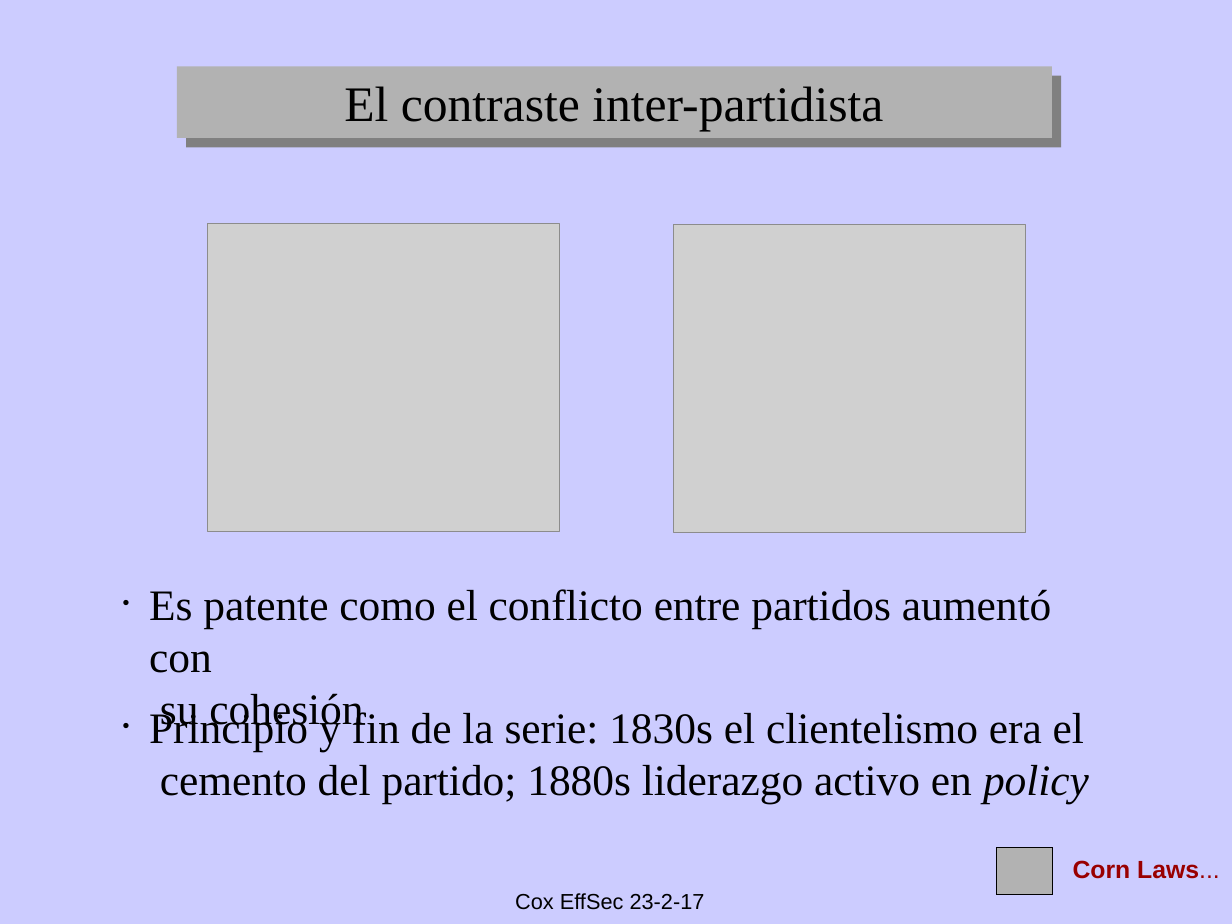
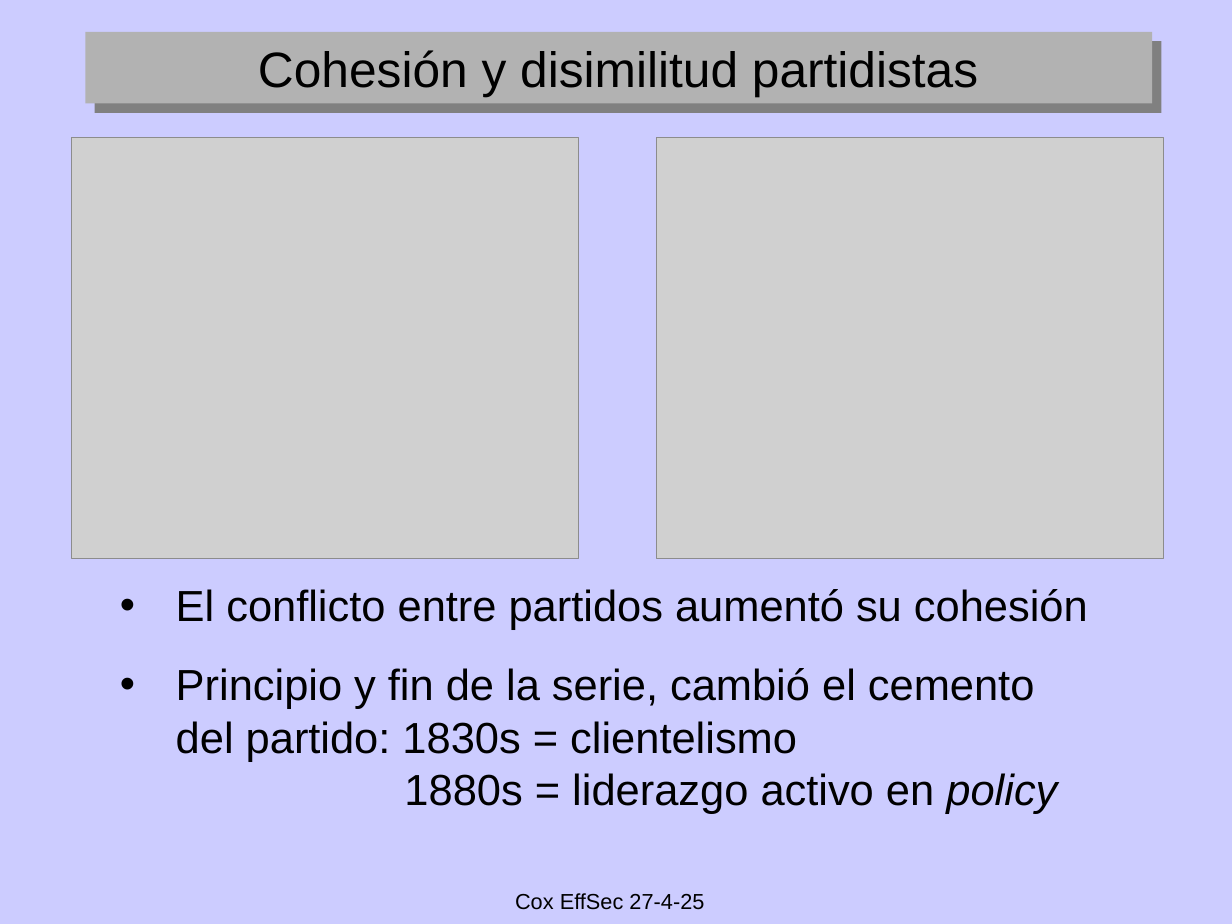
Before and after one commit to emagar/pc3, a slide deck: slide 27 of class/08-efficient-secret/claseEffSecret.pptx (slide 25 before the commit). Drawn at 1232x924 pixels with LibreOffice and Linux fonts; fonts in the diff are those of the drawing; grey boxes stand for pictures. Boxes give left, top, right and bottom in pixels: in the first picture for what was removed or moved away, otherwise in the second. Text is boxed around its words. In the diff, an @@ line names an element or a change of style, - is before the commit and + after.

```diff
--- a/class/08-efficient-secret/claseEffSecret.pptx
+++ b/class/08-efficient-secret/claseEffSecret.pptx
@@ rectangle added at bbox=[85, 31, 1153, 103], fill #B2B2B2, 32 pt, text #000000 @@
+Cohesión y disimilitud partidistas
@@ rectangle removed at bbox=[177, 66, 1052, 138] @@
-El contraste inter-partidista
@@ picture: place and size @@
-picture at bbox=[207, 224, 559, 532]
+picture at bbox=[72, 138, 579, 559]
@@ picture: place and size @@
-picture at bbox=[674, 225, 1026, 533]
+picture at bbox=[656, 138, 1164, 559]
@@ text removed at bbox=[149, 589, 1051, 733] @@
-• Es patente como el conflicto entre partidos aumentó con
-  su cohesión
@@ text at bbox=[176, 589, 1088, 814]: text changed; font Times New Roman to Arial @@
-• Principio y fin de la serie: 1830s el clientelismo era el
-  cemento del partido; 1880s liderazgo activo en policy
+• El conflicto entre partidos aumentó su cohesión
+• Principio y fin de la serie, cambió el cemento del partido: 1830s = clientelismo
+  1880s = liderazgo activo en policy
@@ action button blank removed at bbox=[997, 847, 1053, 894] @@
@@ text removed at bbox=[1073, 860, 1220, 879] @@
-Corn Laws...
@@ text at bbox=[515, 893, 704, 910]: text changed @@
-Cox EffSec 23-2-17
+Cox EffSec 27-4-25
```
Also in this commit, not shown: 24 other slides changed, 15 slides added, 12 slides removed, 1 other file.
